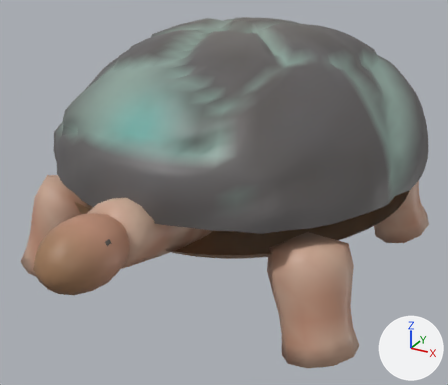
Two versions of the glTF model assets/creatures/slag_tortoise/slag_tortoise.glb, one commit apart.
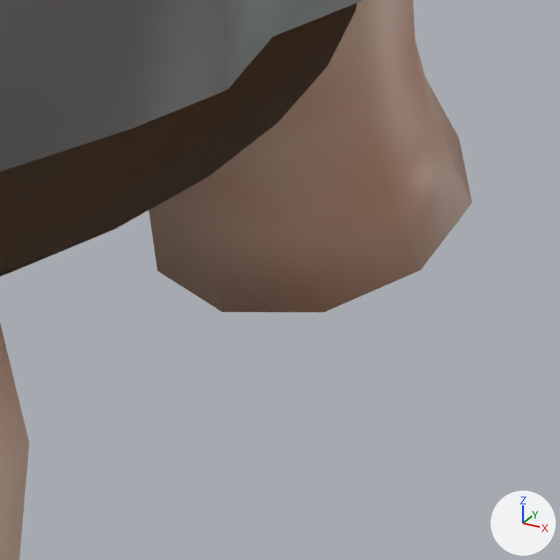
The first picture shows the older version from a 50 mm camera at (0.951, -1.832, 1.112) aimed at (0.012, -0.125, 0.258). The close-ups show the older and then the newer version on the part from 78% to 99% of the width and 49% to 74% of the height of that picture. Only the edits that show in the close-ups are written down. Lighting does not change. The marker at lower right points along +X, +Y and +Z. Vertices at exactly the same position are counted once.

Names of what the first close-up shows: 'slag_tortoise'.
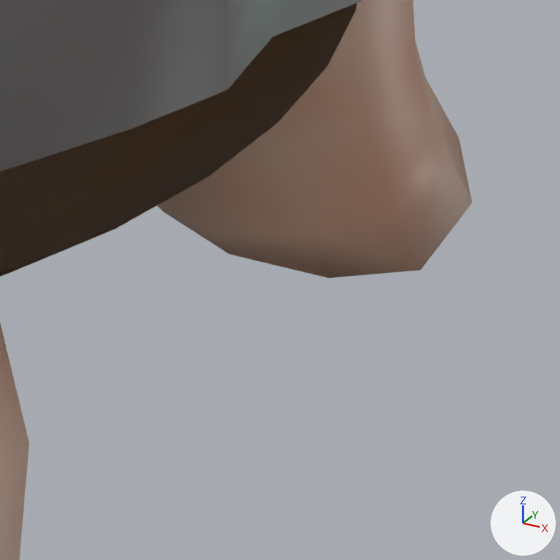
Scene script edits in JSON lines:
```json
{"block": "me_slag_tortoise", "where": "# used by ob_slag_tortoise; location = (0.0, 0.0, 0.0)"}
{"block": "me_slag_tortoise", "where": "# before: 1802 (0.54, 0.35, -0.03) at pixel (323, 312), 1805 (0.39, 0.45, -0.03), 1811 (0.51, 0.46, -0.03)"}
{"op": "remove", "block": "me_slag_tortoise", "code": "me_slag_tortoise.from_pydata(...)  # 2266 vertices, 4332 faces; spans x -0.62..0.62, y -0.96..0.82, z -0.04..0.81"}
{"op": "add", "block": "me_slag_tortoise", "code": "me_slag_tortoise.from_pydata(...)  # 2266 vertices, 4332 faces; spans x -0.62..0.62, y -0.96..0.82, z 0.0..0.81"}
{"block": "me_slag_tortoise", "change": "me_slag_tortoise part 1"}
{"op": "add", "block": "me_slag_tortoise", "code": "for i in [1802, 1805, 1811]: me_slag_tortoise.vertices[i].co += Vector((0.0, 0.0, 0.03))"}
{"op": "set", "path": "me_slag_tortoise.vertices[1803].co", "old": "(0.47, 0.35, -0.04)", "new": "(0.47, 0.35, 0.0)", "note": "pixel (222, 312) -> pixel (229, 254)"}
{"op": "set", "path": "me_slag_tortoise.vertices[1804].co", "old": "(0.42, 0.39, -0.04)", "new": "(0.42, 0.39, 0.0)", "note": "pixel (157, 270) -> pixel (163, 212)"}
{"block": "me_slag_tortoise", "change": "other edits to the shape of me_slag_tortoise do not show in these pictures"}
```

What differs and where, as boxes (x1, y1, x2, y2) in the close-ups (560 x 560 px; the box of a moved part takes in the faces that stretch with it):
```json
{"part": 1, "of": "me_slag_tortoise", "change": "moved or reshaped", "before": [149, 204, 420, 312], "after": [157, 204, 419, 278]}
```
